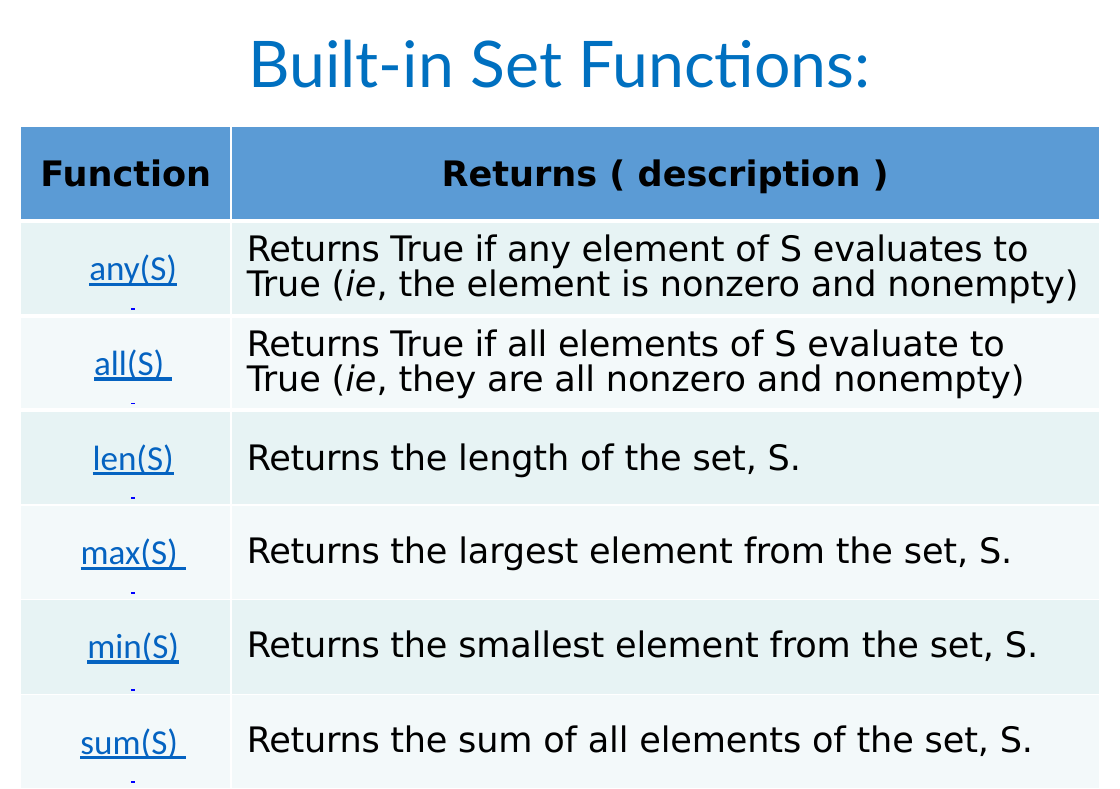
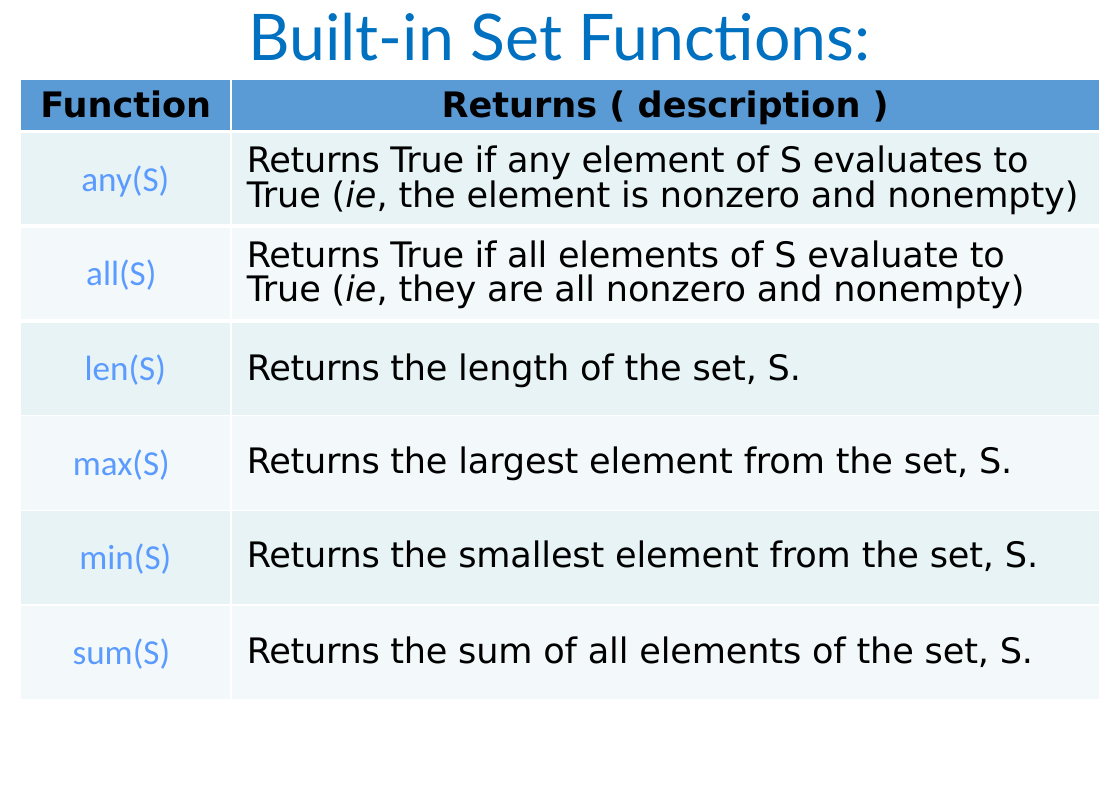
Before and after one commit to 25077667/NSYSU_python, a slide deck: slide 108 of ppt/Py20L3fin.pptx. Drawn at 1120x789 pixels with LibreOffice and Linux fonts; fonts in the diff are those of the drawing. Boxes give left, top, right and bottom in pixels: in the first picture for what was removed or moved away, otherwise in the second. Text is boxed around its words. In the diff, an @@ line names an element or a change of style, - is before the commit and + after.

```diff
--- a/ppt/Py20L3fin.pptx
+++ b/ppt/Py20L3fin.pptx
@@ text "Built-in Set Functions:": place and size @@
-text "Built-in Set Functions:" at <box>248,39,871,88</box>
+text "Built-in Set Functions:" at <box>248,12,871,61</box>
@@ table at <box>21,79,1100,700</box> @@
@@ text colour #0563C1 to #5B9BFF, underline off in "any(S)", "all(S)", "len(S)", "max(S)" and 2 more places @@
@@ table: place and size @@
-table at <box>21,126,1100,789</box>
+table at <box>21,79,1100,700</box>
```
Also in this commit, not shown: 25 other slides changed, 4 slides added, 3 other files.
